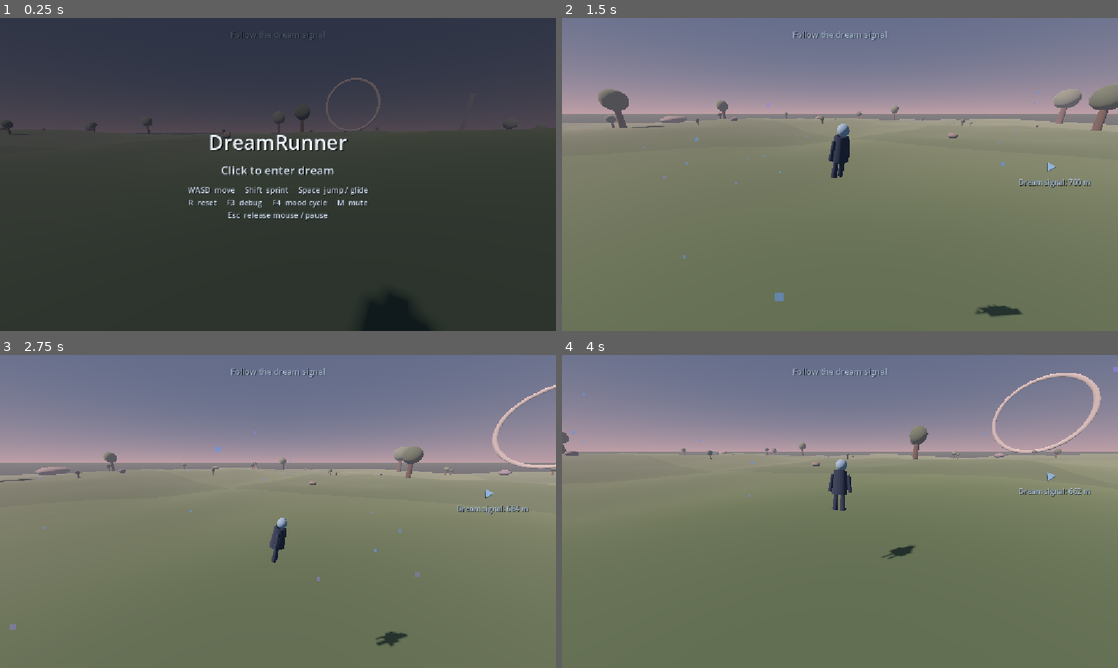
Above: before the commit, frames 1-4 (two rows, left to right).
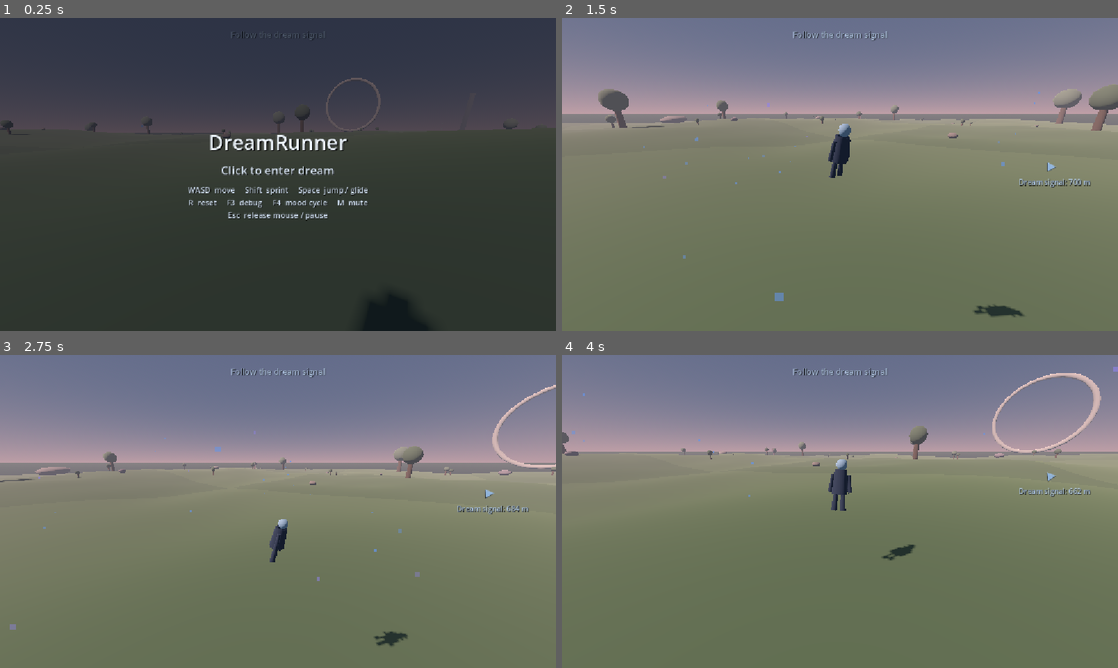
Above: after the commit, the same moments.

Repository: nimanimanima-rgb/DreamRunner
Game: Godot game, scene res://scenes/Game.tscn
Same seed, same stepped clock (60 frames per second), same inputs: the game is played once before the commit and once after it.
Inputs (mouse positions are in pixels of both pictures, inside the frame that each line leads up to):
- Up to frame 1 (0.25 s): no input
- Up to frame 2 (1.5 s): tap Enter at 0.5 s; move the mouse to (962, 158) at 0.52 s; hold D (move_right) 0.53-1.28 s; hold Shift (sprint) 0.53-1.28 s; click (962, 158) at 0.67 s; tap Space (jump) at 0.77 s; move the mouse to (812, 174) at 1.27 s; hold W (move_forward) from 1.28 s (still down); tap Shift (sprint) at 1.35 s
- Up to frame 3 (2.75 s): keep holding W (move_forward); tap Space (jump) at 1.52 s; move the mouse to (289, 505) at 2.02 s; hold Shift (sprint) from 2.03 s (still down); tap M at 2.1 s
- Up to frame 4 (4 s): keep holding W (move_forward); move the mouse to (834, 517) at 2.77 s; release Shift (sprint) at 2.78 s; tap Shift (sprint) at 2.85 s; click (834, 517) at 2.92 s; tap Space (jump) at 3.02, 3.77 s; move the mouse to (878, 514) at 3.52 s; hold Shift (sprint) from 3.53 s (still down)

The runs differ from the first frame. In frame 2, 0.1% of the frame differs, in the area x 47-84%, y 33-96%; in frame 3, less than 0.1%; in frame 4, less than 0.1%.

Commit message:
Add procedural character animation

Diff:
--- a/scenes/Game.tscn
+++ b/scenes/Game.tscn
@@ -78,37 +78,51 @@
 
 [node name="PosePivot" type="Node3D" parent="Player/VisualPivot"]
 
-[node name="Torso" type="MeshInstance3D" parent="Player/VisualPivot/PosePivot"]
+[node name="MotionPivot" type="Node3D" parent="Player/VisualPivot/PosePivot"]
+
+[node name="Torso" type="MeshInstance3D" parent="Player/VisualPivot/PosePivot/MotionPivot"]
 position = Vector3(0, 0.15, 0)
 material_override = SubResource("PlayerMaterial")
 mesh = SubResource("PlayerTorsoMesh")
 
-[node name="Head" type="MeshInstance3D" parent="Player/VisualPivot/PosePivot"]
+[node name="Head" type="MeshInstance3D" parent="Player/VisualPivot/PosePivot/MotionPivot"]
 position = Vector3(0, 0.84, -0.035)
 material_override = SubResource("PlayerAccentMaterial")
 mesh = SubResource("PlayerHeadMesh")
 
-[node name="LeftArm" type="MeshInstance3D" parent="Player/VisualPivot/PosePivot"]
-position = Vector3(-0.39, 0.12, 0)
+[node name="LeftArmPivot" type="Node3D" parent="Player/VisualPivot/PosePivot/MotionPivot"]
+position = Vector3(-0.35, 0.44, 0)
 rotation = Vector3(0, 0, -0.14)
+
+[node name="LeftArm" type="MeshInstance3D" parent="Player/VisualPivot/PosePivot/MotionPivot/LeftArmPivot"]
+position = Vector3(0, -0.34, 0)
 material_override = SubResource("PlayerMaterial")
 mesh = SubResource("PlayerArmMesh")
 
-[node name="RightArm" type="MeshInstance3D" parent="Player/VisualPivot/PosePivot"]
-position = Vector3(0.39, 0.12, 0)
+[node name="RightArmPivot" type="Node3D" parent="Player/VisualPivot/PosePivot/MotionPivot"]
+position = Vector3(0.35, 0.44, 0)
 rotation = Vector3(0, 0, 0.14)
+
+[node name="RightArm" type="MeshInstance3D" parent="Player/VisualPivot/PosePivot/MotionPivot/RightArmPivot"]
+position = Vector3(0, -0.34, 0)
 material_override = SubResource("PlayerMaterial")
 mesh = SubResource("PlayerArmMesh")
 
-[node name="LeftLeg" type="MeshInstance3D" parent="Player/VisualPivot/PosePivot"]
-position = Vector3(-0.16, -0.65, 0)
+[node name="LeftLegPivot" type="Node3D" parent="Player/VisualPivot/PosePivot/MotionPivot"]
+position = Vector3(-0.16, -0.31, 0)
 rotation = Vector3(0, 0, -0.045)
+
+[node name="LeftLeg" type="MeshInstance3D" parent="Player/VisualPivot/PosePivot/MotionPivot/LeftLegPivot"]
+position = Vector3(0, -0.34, 0)
 material_override = SubResource("PlayerMaterial")
 mesh = SubResource("PlayerLegMesh")
 
-[node name="RightLeg" type="MeshInstance3D" parent="Player/VisualPivot/PosePivot"]
-position = Vector3(0.16, -0.65, 0)
+[node name="RightLegPivot" type="Node3D" parent="Player/VisualPivot/PosePivot/MotionPivot"]
+position = Vector3(0.16, -0.31, 0)
 rotation = Vector3(0, 0, 0.045)
+
+[node name="RightLeg" type="MeshInstance3D" parent="Player/VisualPivot/PosePivot/MotionPivot/RightLegPivot"]
+position = Vector3(0, -0.34, 0)
 material_override = SubResource("PlayerMaterial")
 mesh = SubResource("PlayerLegMesh")
 
--- a/scripts/player_controller.gd
+++ b/scripts/player_controller.gd
@@ -32,6 +32,21 @@
 @export var full_glide_pose_height: float = 6.0
 @export var pose_smoothing: float = 5.5
 
+@export_group("Procedural Visual Motion")
+@export_range(0.0, 0.12, 0.005) var run_bob_height: float = 0.035
+@export_range(0.0, 15.0, 0.5) var sprint_visual_lean_degrees: float = 7.0
+@export_range(5.0, 35.0, 1.0) var run_arm_swing_degrees: float = 20.0
+@export_range(15.0, 55.0, 1.0) var sprint_arm_swing_degrees: float = 38.0
+@export_range(5.0, 30.0, 1.0) var run_leg_swing_degrees: float = 18.0
+@export_range(15.0, 50.0, 1.0) var sprint_leg_swing_degrees: float = 34.0
+@export_range(2.0, 10.0, 0.25) var walk_stride_length: float = 5.0
+@export_range(3.0, 14.0, 0.25) var sprint_stride_length: float = 7.5
+@export_range(0.5, 1.5, 0.05) var locomotion_cycle_multiplier: float = 1.0
+@export_range(20.0, 80.0, 1.0) var glide_arm_lift_degrees: float = 64.0
+@export_range(5.0, 45.0, 1.0) var glide_arm_open_degrees: float = 28.0
+@export_range(0.0, 25.0, 1.0) var glide_leg_trail_degrees: float = 14.0
+@export_range(2.0, 10.0, 0.25) var motion_smoothing: float = 7.0
+
 @export_group("Camera")
 @export var mouse_sensitivity: float = 0.003
 @export var rotation_smoothing: float = 12.0
@@ -49,6 +64,11 @@
 @onready var camera: Camera3D = $CameraPivot/SpringArm3D/Camera3D
 @onready var visual_pivot: Node3D = $VisualPivot
 @onready var pose_pivot: Node3D = $VisualPivot/PosePivot
+@onready var motion_pivot: Node3D = $VisualPivot/PosePivot/MotionPivot
+@onready var left_arm_pivot: Node3D = $VisualPivot/PosePivot/MotionPivot/LeftArmPivot
+@onready var right_arm_pivot: Node3D = $VisualPivot/PosePivot/MotionPivot/RightArmPivot
+@onready var left_leg_pivot: Node3D = $VisualPivot/PosePivot/MotionPivot/LeftLegPivot
+@onready var right_leg_pivot: Node3D = $VisualPivot/PosePivot/MotionPivot/RightLegPivot
 @onready var ground_distance_ray: RayCast3D = $GroundDistanceRay
 
 var gravity: float = ProjectSettings.get_setting("physics/3d/default_gravity")
@@ -60,6 +80,7 @@
 var starting_pitch: float
 var glide_pose_blend: float = 0.0
 var ground_clearance: float = 0.0
+var motion_phase: float = 0.0
 
 
 func _ready() -> void:
@@ -87,6 +108,8 @@
 	camera_pivot.reset_physics_interpolation()
 	visual_pivot.rotation = Vector3.ZERO
 	pose_pivot.rotation = Vector3.ZERO
+	motion_pivot.position = Vector3.ZERO
+	motion_pivot.rotation = Vector3.ZERO
 
 
 func _input(event: InputEvent) -> void:
@@ -144,6 +167,16 @@
 	ground_clearance = 0.0
 	visual_pivot.rotation = Vector3.ZERO
 	pose_pivot.rotation = Vector3.ZERO
+	motion_phase = 0.0
+	motion_pivot.position = Vector3.ZERO
+	motion_pivot.rotation = Vector3.ZERO
+	motion_pivot.scale = Vector3.ONE
+	left_arm_pivot.rotation.x = 0.0
+	right_arm_pivot.rotation.x = 0.0
+	left_arm_pivot.rotation.z = deg_to_rad(-8.0)
+	right_arm_pivot.rotation.z = deg_to_rad(8.0)
+	left_leg_pivot.rotation.x = 0.0
+	right_leg_pivot.rotation.x = 0.0
 	reset_physics_interpolation()
 	camera_pivot.reset_physics_interpolation()
 
@@ -320,6 +353,84 @@
 	)
 	pose_pivot.rotation.y = 0.0
 	pose_pivot.rotation.z = 0.0
+	update_character_motion(delta)
+
+
+func update_character_motion(delta: float) -> void:
+	var horizontal_speed: float = Vector2(velocity.x, velocity.z).length()
+	var moving_on_ground: bool = is_on_floor() and horizontal_speed > 0.5
+	var gliding: bool = is_gliding()
+	var sprint_blend: float = clampf(
+		inverse_lerp(walk_speed, sprint_speed, horizontal_speed),
+		0.0,
+		1.0
+	)
+	if moving_on_ground:
+		var stride_length: float = lerpf(
+			walk_stride_length,
+			sprint_stride_length,
+			sprint_blend
+		)
+		motion_phase += (
+			delta * horizontal_speed / maxf(stride_length, 0.1)
+			* TAU * locomotion_cycle_multiplier
+		)
+	elif is_on_floor():
+		motion_phase += delta * 1.15
+
+	var motion_weight: float = (
+		clampf(horizontal_speed / maxf(walk_speed, 0.1), 0.0, 1.0)
+		if moving_on_ground
+		else 0.0
+	)
+	var arm_amplitude: float = deg_to_rad(
+		lerpf(run_arm_swing_degrees, sprint_arm_swing_degrees, sprint_blend)
+	) * motion_weight
+	var leg_amplitude: float = deg_to_rad(
+		lerpf(run_leg_swing_degrees, sprint_leg_swing_degrees, sprint_blend)
+	) * motion_weight
+	var target_arm_swing: float = sin(motion_phase) * arm_amplitude
+	var target_leg_swing: float = sin(motion_phase) * leg_amplitude
+	if not moving_on_ground:
+		target_arm_swing = 0.0
+		target_leg_swing = 0.0
+	var left_arm_target: float = target_arm_swing
+	var right_arm_target: float = -target_arm_swing
+	var left_leg_target: float = -target_leg_swing
+	var right_leg_target: float = target_leg_swing
+	var left_arm_open_target: float = deg_to_rad(-8.0)
+	var right_arm_open_target: float = deg_to_rad(8.0)
+
+	var target_bob: float = sin(motion_phase * 2.0) * run_bob_height * motion_weight
+	if not moving_on_ground:
+		target_bob = sin(motion_phase) * 0.012 if is_on_floor() else 0.0
+	var target_lean: float = -deg_to_rad(sprint_visual_lean_degrees) * sprint_blend
+	var target_stretch: float = 1.0
+	if not is_on_floor() and not gliding:
+		target_lean = -deg_to_rad(4.0)
+		target_stretch = 1.025 if velocity.y > 0.0 else 1.0
+	elif gliding:
+		target_lean = 0.0
+		target_bob = 0.0
+		left_arm_target = deg_to_rad(glide_arm_lift_degrees)
+		right_arm_target = deg_to_rad(glide_arm_lift_degrees)
+		left_arm_open_target = -deg_to_rad(glide_arm_open_degrees)
+		right_arm_open_target = deg_to_rad(glide_arm_open_degrees)
+		left_leg_target = -deg_to_rad(glide_leg_trail_degrees)
+		right_leg_target = -deg_to_rad(glide_leg_trail_degrees)
+
+	var weight: float = 1.0 - exp(-motion_smoothing * delta)
+	motion_pivot.position.y = lerpf(motion_pivot.position.y, target_bob, weight)
+	motion_pivot.rotation.x = lerp_angle(motion_pivot.rotation.x, target_lean, weight)
+	motion_pivot.rotation.y = 0.0
+	motion_pivot.rotation.z = 0.0
+	motion_pivot.scale = motion_pivot.scale.lerp(Vector3(1.0, target_stretch, 1.0), weight)
+	left_arm_pivot.rotation.x = lerp_angle(left_arm_pivot.rotation.x, left_arm_target, weight)
+	right_arm_pivot.rotation.x = lerp_angle(right_arm_pivot.rotation.x, right_arm_target, weight)
+	left_arm_pivot.rotation.z = lerp_angle(left_arm_pivot.rotation.z, left_arm_open_target, weight)
+	right_arm_pivot.rotation.z = lerp_angle(right_arm_pivot.rotation.z, right_arm_open_target, weight)
+	left_leg_pivot.rotation.x = lerp_angle(left_leg_pivot.rotation.x, left_leg_target, weight)
+	right_leg_pivot.rotation.x = lerp_angle(right_leg_pivot.rotation.x, right_leg_target, weight)
 
 
 func get_ground_clearance() -> float:
